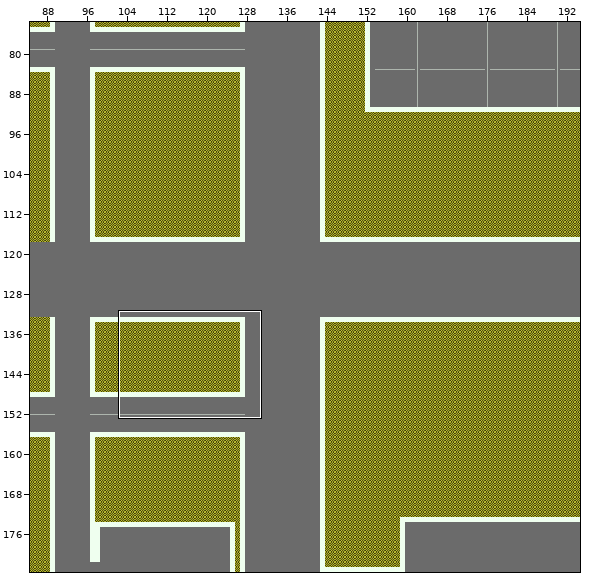
Tiled map, stored at Assets/Graphics/Maps/Retail/RetailDistrict.tmx. Above, an overview of the earlier version with the close-up marked.
Close-up. Old version:
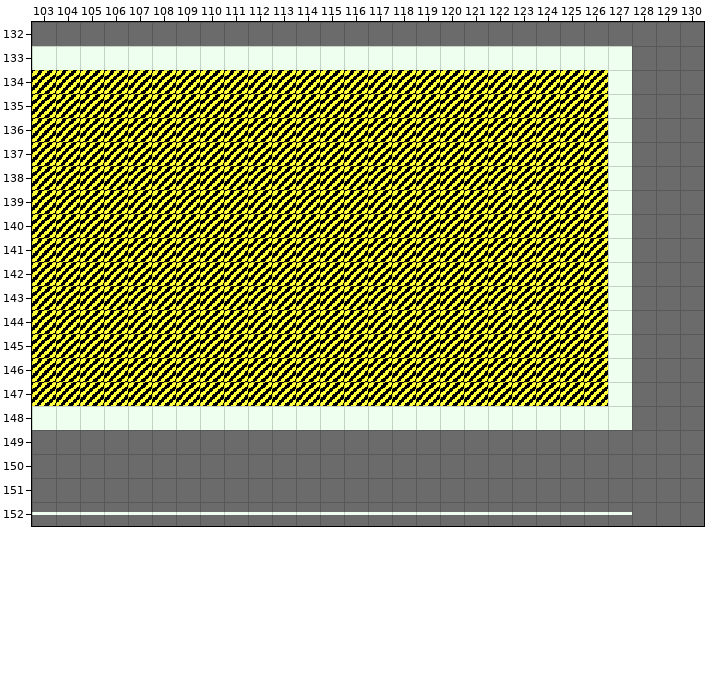
Cells are 16x16 px. Shown: x 103..130, y 132..152. The commit also changed other parts of the map, which this record leaves out.
After the commit:
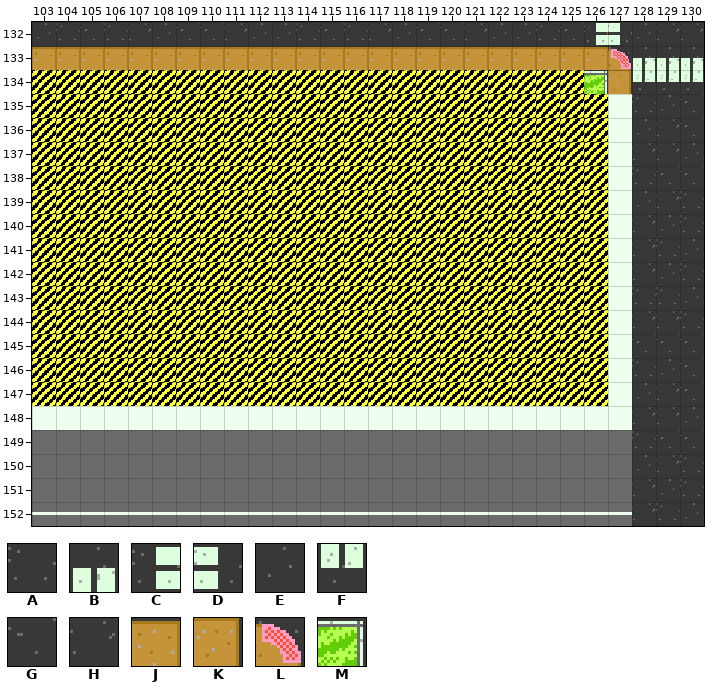
Key: from "RoadSidewalk": A 0, B 5, C 6, D 7, E 9, F 14, G 18, H 27, J 37, K 46, L 59; from "UrbanGreenspace": M 2.
_ is an empty cell.
Tiles of an added or newly shown layer are drawn over the layers below it.
The exact change:
{"where": "layer \"Graphics/BG\" (added)"}
{"y":132,"x":103,"old":"____________________________","new":"EAGAHEGGHEEAGAHEGGHEEAGCDEHH"}
{"y":133,"x":103,"old":"____________________________","new":"JJJJJJJJJJJJJJJJJJJJJJJJLBBB"}
{"y":134,"x":126,"old":"_____","new":"MKFFF"}
{"y":135,"x":128,"old":"___","new":"AEG"}
{"y":136,"x":128,"old":"___","new":"EHG"}
{"y":137,"x":128,"old":"___","new":"HHE"}
{"y":138,"x":128,"old":"___","new":"AGG"}
{"y":139,"x":128,"old":"___","new":"EHA"}
{"y":140,"x":128,"old":"___","new":"HEA"}
{"y":141,"x":128,"old":"___","new":"HAE"}
{"y":142,"x":128,"old":"___","new":"HEA"}
{"y":143,"x":128,"old":"___","new":"AAE"}
{"y":144,"x":128,"old":"___","new":"HHA"}
{"y":145,"x":128,"old":"___","new":"GGG"}
{"y":146,"x":128,"old":"___","new":"AEG"}
{"y":147,"x":128,"old":"___","new":"EHG"}
{"y":148,"x":128,"old":"___","new":"HHE"}
{"y":149,"x":128,"old":"___","new":"AGG"}
{"y":150,"x":128,"old":"___","new":"EHA"}
{"y":151,"x":128,"old":"___","new":"HEA"}
{"y":152,"x":128,"old":"___","new":"HAE"}
{"label":"added","picture_box":[32,22,704,526]}
